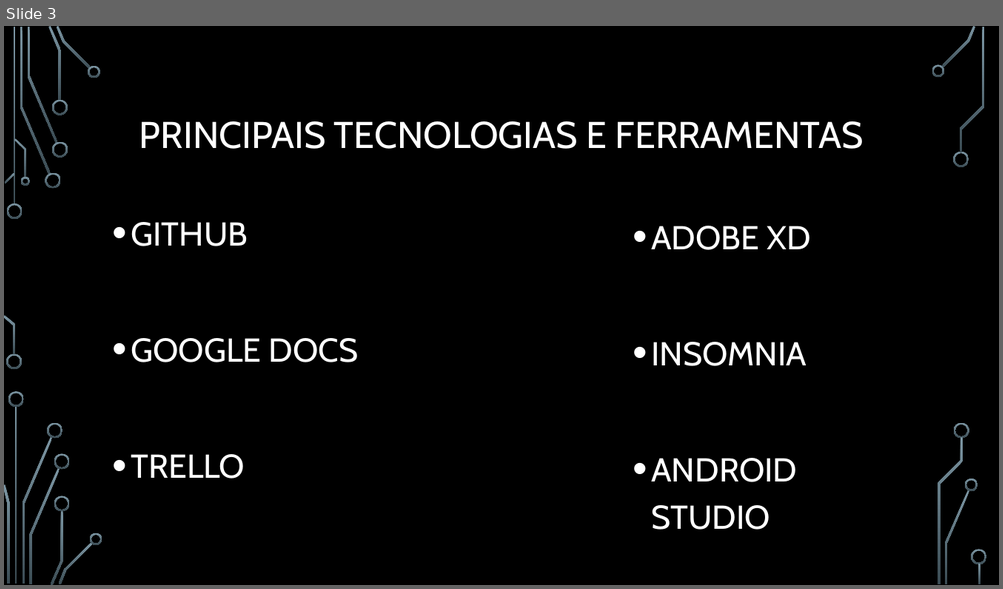
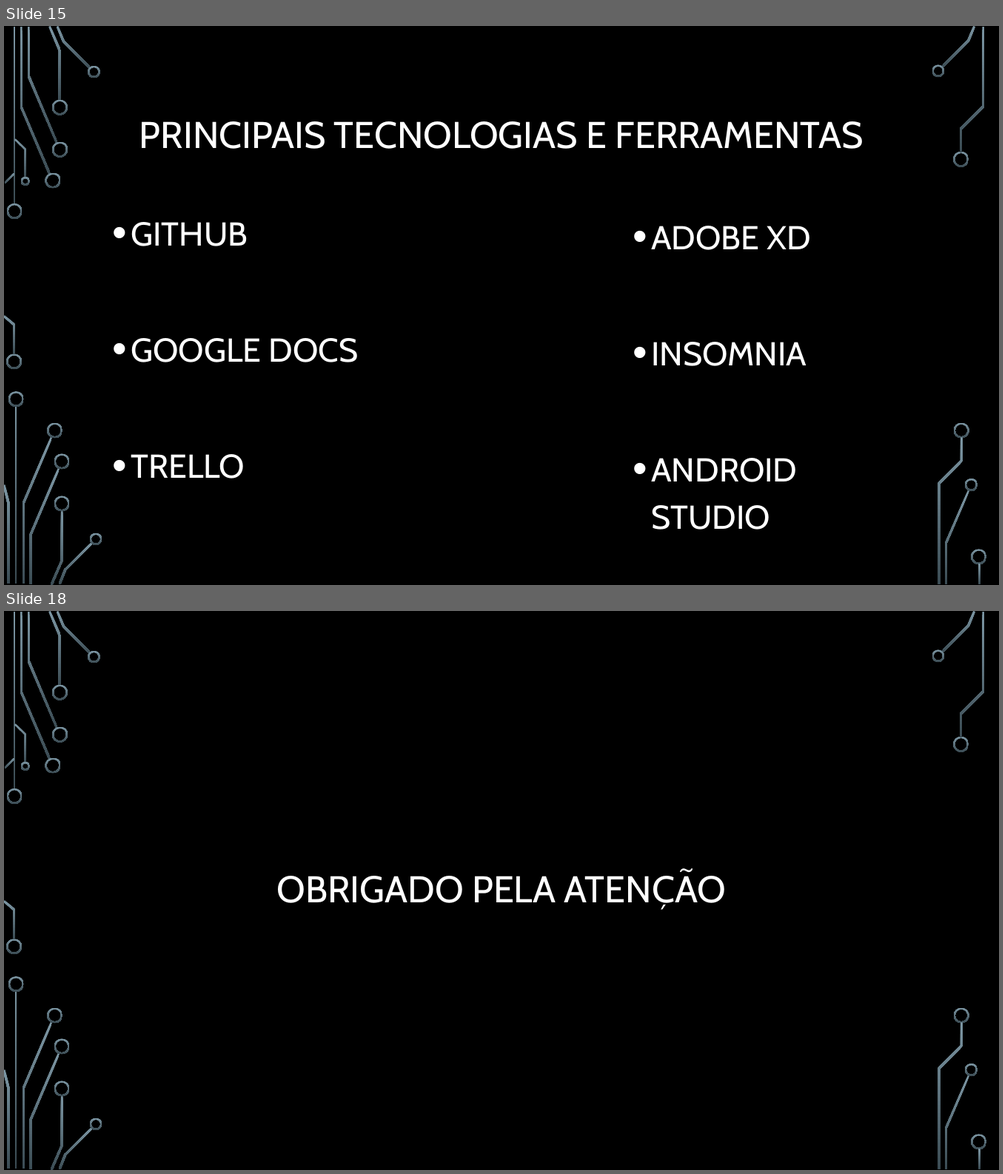
Before and after one commit to thomassds/Eventicket, a slide deck: Apresentação/Eventickets.pptx. Shown one above the other, each under a label of ours: slide 3 before the commit, slides 15 and 18 after it; the slides between them are not shown. The pictures are 1003x589 and 1003x1174 pixels, drawn with LibreOffice and Linux fonts; fonts in the diff are those of the drawing; background and template pictures are left out. Boxes give left, top, right and bottom in pixels: in the first picture for what was removed or moved away, otherwise in the second. Text is boxed around its words. In the diff, an @@ line names an element or a change of style, - is before the commit and + after.

```diff
--- a/Apresentação/Eventickets.pptx
+++ b/Apresentação/Eventickets.pptx
@@ slide 18 added at (4,611,999,1170), background picture (left out); not listed: 36 template elements that a slide beside it also shows @@
@@ title added at (277,871,726,910), 36 pt, text #FFFFFF @@
+OBRIGADO PELA ATENÇÃO
@@ what was slide 3 is now slide 15 @@
```
Also in this commit, not shown: 12 other slides added, 30 other files.
